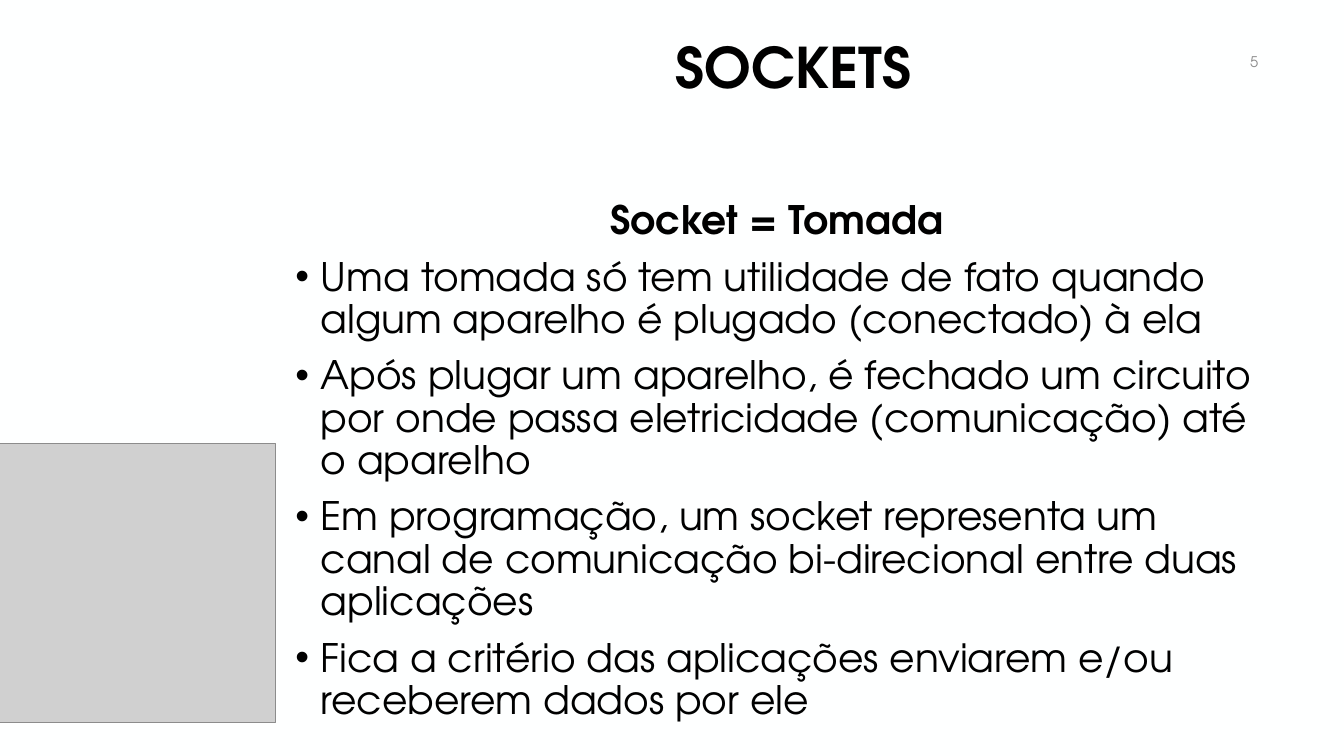
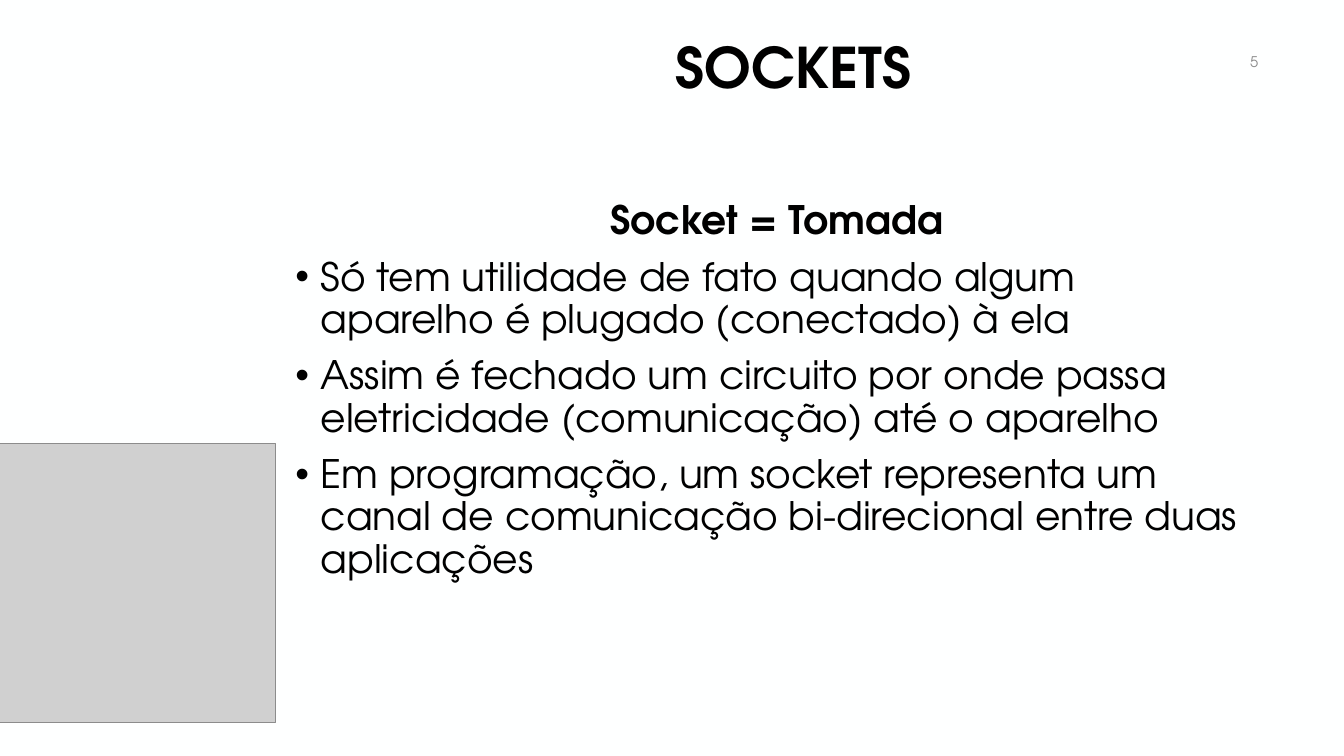
Before and after one commit to manoelcampos/sd-java-socket-chat, a slide deck: slide 5 of chat-sockets.pptx. Drawn at 1344x756 pixels with LibreOffice and Linux fonts; fonts in the diff are those of the drawing; grey boxes stand for pictures; background and template pictures are left out. Boxes give left, top, right and bottom in pixels: in the first picture for what was removed or moved away, otherwise in the second. Text is boxed around its words. In the diff, an @@ line names an element or a change of style, - is before the commit and + after.

Commit message:
Atualiza apresentação chat sockets

```diff
--- a/chat-sockets.pptx
+++ b/chat-sockets.pptx
@@ text at [321, 261, 1167, 442]: text changed @@
-• Uma tomada só tem utilidade de fato quando algum aparelho é plugado (conectado) à ela
-• Após plugar um aparelho, é fechado um circuito por onde passa eletricidade (comunicação) até o aparelho
+• Só tem utilidade de fato quando algum aparelho é plugado (conectado) à ela
+• Assim é fechado um circuito por onde passa eletricidade (comunicação) até o aparelho
@@ text at [321, 642, 1173, 722]: paragraph removed @@
-• Fica a critério das aplicações enviarem e/ou receberem dados por ele
```
Also in this commit, not shown: 4 other slides changed.
